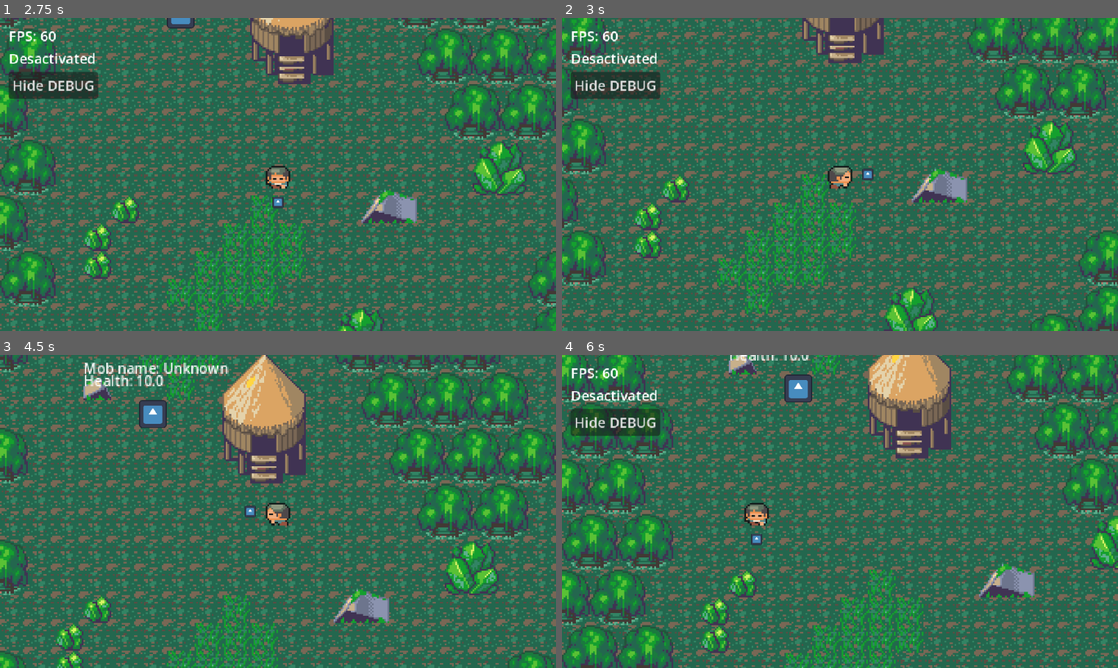
Above: before the commit, frames 1-4 (two rows, left to right).
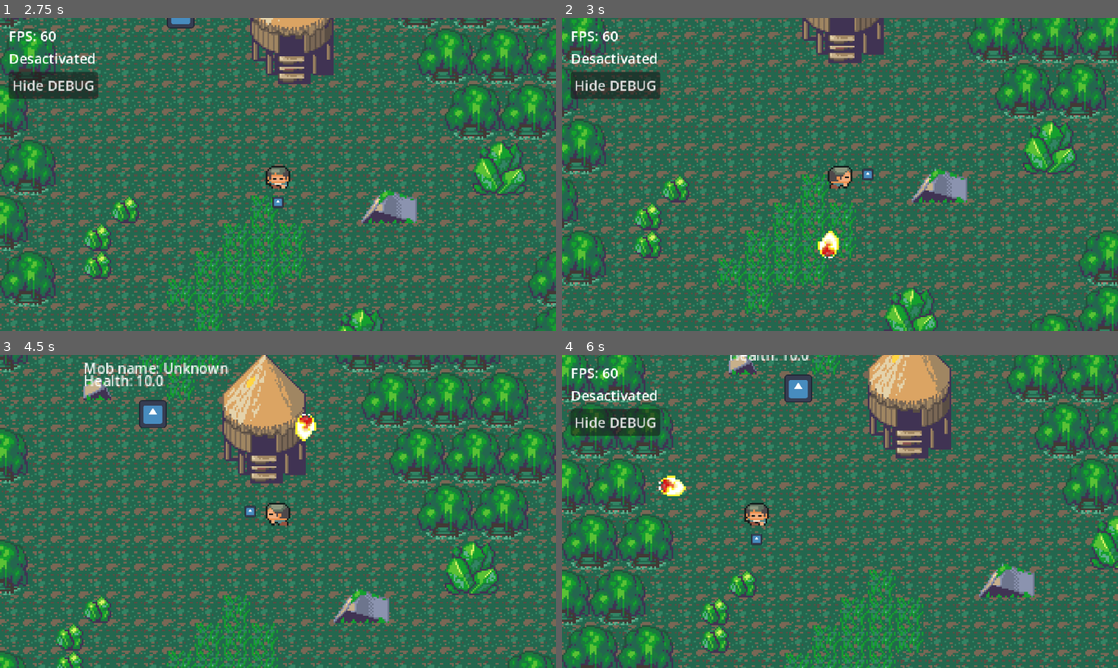
Above: after the commit, the same moments.

Repository: Shayan-Bidelogne/Pi_RPG_Discord
Game: Godot game, scene res://src/maps/overworld.tscn
Two runs of this game, one before a commit and one after it. Both use one fixed random seed, a clock stepped at 60 frames per second and the inputs below. The engine's default icon, where the game draws it, is replaced by a stand-in: a white triangle on a blue panel in a dark square.
Inputs:
- Up to frame 1 (2.75 s): click "Hide DEBUG" at 0.5 s; tap Enter at 1.25 s; hold Right (ui_right) 1.28-2.03 s; hold Z (shoot) 1.28-2.03 s; tap Space at 2 s; hold Down (ui_down) from 2.03 s (still down); tap U at 2.1 s
- Up to frame 2 (3 s): release Down (ui_down) at 2.78 s; hold Right (ui_right) from 2.78 s (still down); hold Z (shoot) from 2.78 s (still down)
- Up to frame 3 (4.5 s): release Right (ui_right) at 3.53 s; release Z (shoot) at 3.53 s; hold Up (ui_up) 3.53-4.28 s; tap U at 3.6 s; hold Left (ui_left) from 4.28 s (still down); hold Z (shoot) from 4.28 s (still down)
- Up to frame 4 (6 s): release Z (shoot) at 5.03 s; tap U at 5.1 s; release Left (ui_left) at 5.78 s; hold Down (ui_down) from 5.78 s (still down); hold Z (shoot) from 5.78 s (still down)

Frame 1 is identical in both runs. In frame 2, 0.2% of the frame differs, in the area x 46-50%, y 68-77%; in frame 3, 0.2%; in frame 4, 0.2%.
Error before the commit: Parse Error: Cannot get return value of call to "queue_free()" because it returns "void". (res://src/system/combat/projectile/fireball.gd:12)

Commit message:
Update fireball.gd
Fix typo error

Diff:
--- a/PiRPG/src/system/combat/projectile/fireball.gd
+++ b/PiRPG/src/system/combat/projectile/fireball.gd
@@ -9,7 +9,7 @@
 
 func _ready() -> void:
 	# Delete the fire ball when lasting too long.
-	get_tree().create_timer(lifetime).timeout.connect(queue_free())
+	get_tree().create_timer(lifetime).timeout.connect(queue_free)
 
 
 func _process(delta: float) -> void:
